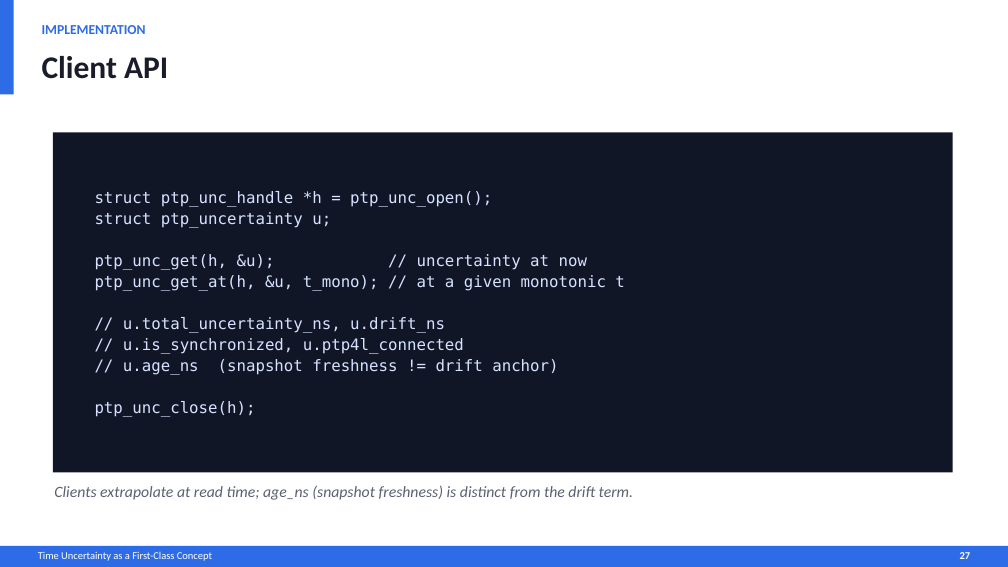
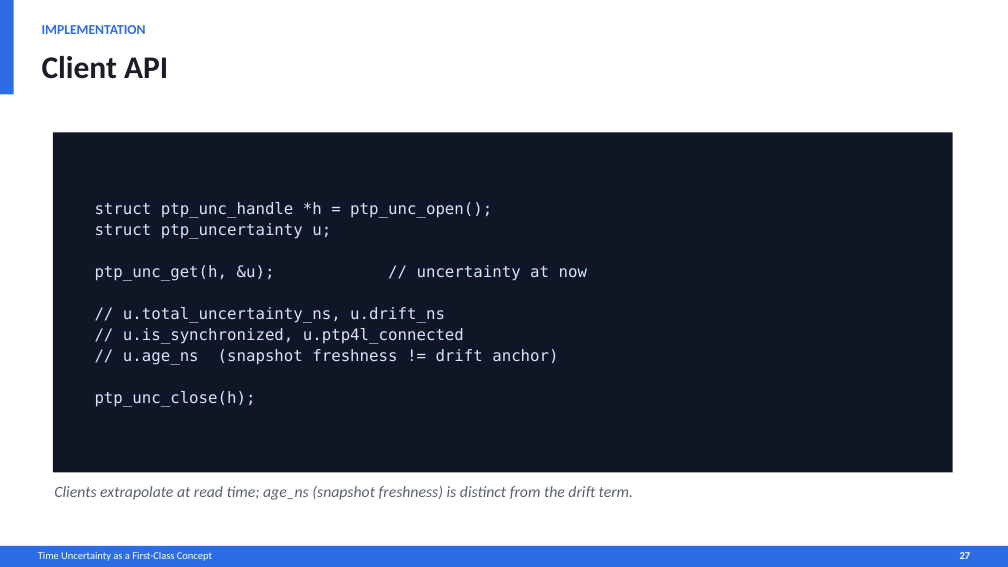
Before and after one commit to MaciekMachni/netdev-0x1a-talk, a slide deck: slide 27 of time-uncertainty-error-bar.pptx. Drawn at 1008x567 pixels with LibreOffice and Linux fonts; fonts in the diff are those of the drawing. Boxes give left, top, right and bottom in pixels: in the first picture for what was removed or moved away, otherwise in the second. Text is boxed around its words. In the diff, an @@ line names an element or a change of style, - is before the commit and + after.

Commit message:
review slides 1-30

```diff
--- a/time-uncertainty-error-bar.pptx
+++ b/time-uncertainty-error-bar.pptx
@@ text in rectangle at bbox=[95, 275, 624, 291]: paragraph removed @@
-ptp_unc_get_at(h, &u, t_mono); // at a given monotonic t
```
Also in this commit, not shown: 2 other slides changed, 2 other files.
